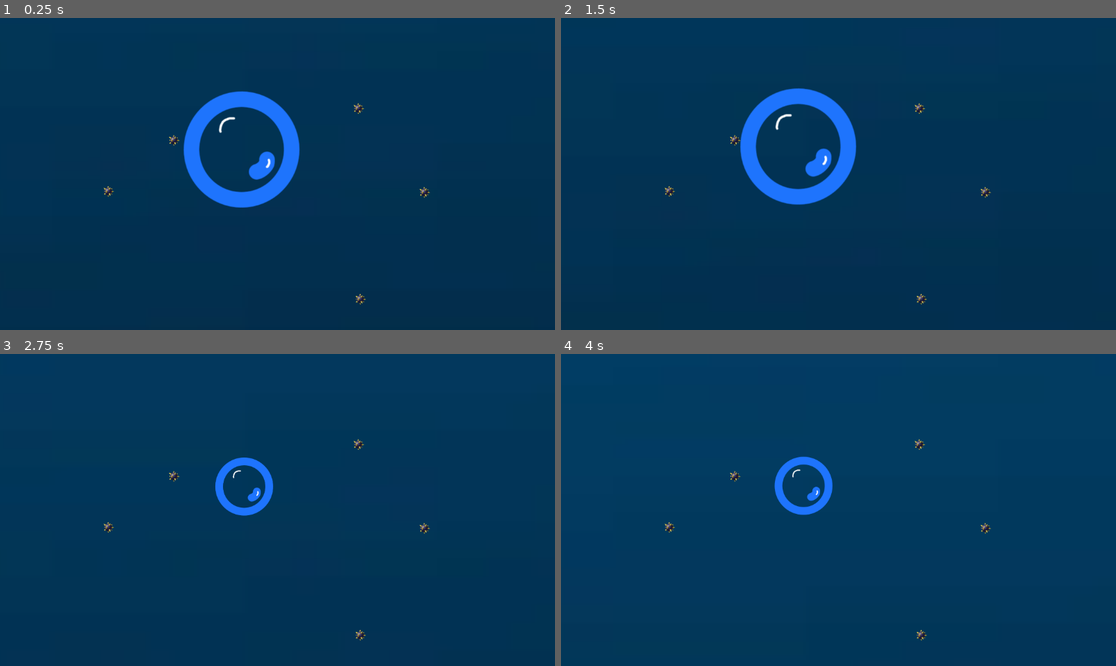
Above: before the commit, frames 1-4 (two rows, left to right).
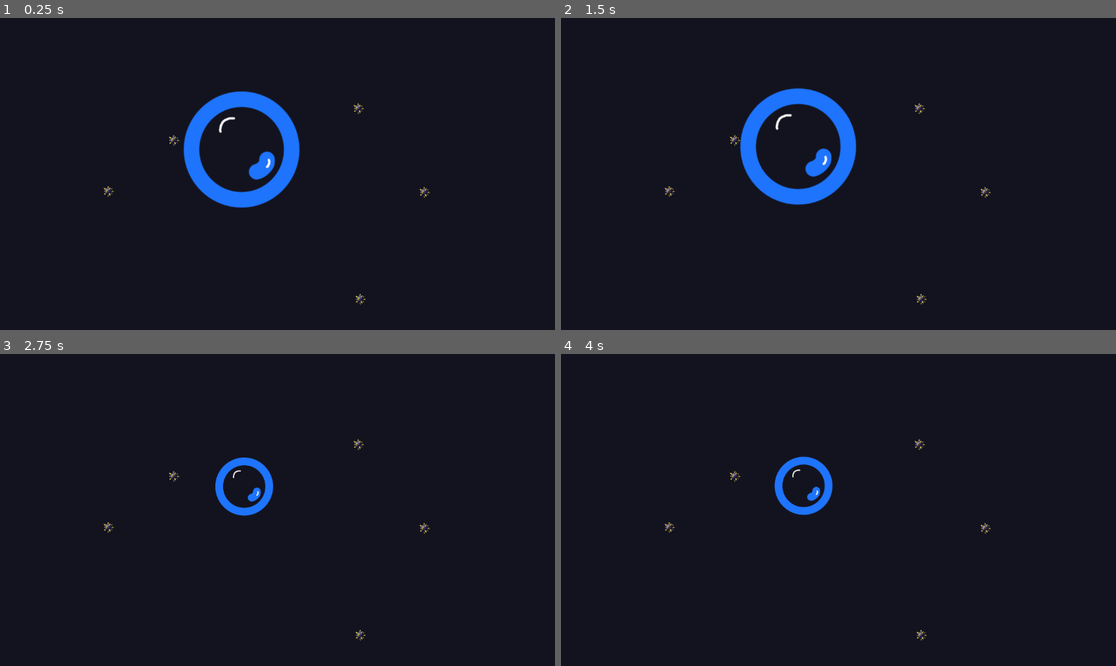
Above: after the commit, the same moments.

Repository: AlinaWithAFace/ggj-2025
Game: Godot game, scene res://root.tscn
The game is run twice, just before and just after one commit, with the same random seed, the same clock (stepped at 60 frames per second) and the same inputs.
Inputs:
- Up to frame 1 (0.25 s): no input
- Up to frame 2 (1.5 s): tap Down (deflate_bubble) at 0.6 s; tap Up (inflate_bubble) at 1.35 s
- Up to frame 3 (2.75 s): tap Down (deflate_bubble) at 2.1 s
- Up to frame 4 (4 s): tap Up (inflate_bubble) at 2.85 s; tap Down (deflate_bubble) at 3.6 s

The runs differ from the first frame. In frame 1, 97% of the frame differs, in the area x 0-100%, y 0-100%; in frame 2, 97%; in frame 3, 99%; in frame 4, 99%.

Commit message:
elizabeth's bubbles and gradients

Diff:
--- a/Root.gd
+++ b/Root.gd
@@ -16,7 +16,7 @@
 # Called every frame. 'delta' is the elapsed time since the previous frame.
 func _process(delta: float) -> void:
 
-	var spriteY = 400 - distance;
+	var spriteY = 1000 - distance;
 	speed += accel * delta
 	distance += speed * delta
 	print(distance)
--- a/root.tscn
+++ b/root.tscn
@@ -1,8 +1,8 @@
 [gd_scene load_steps=6 format=3 uid="uid://ds34jynxuonpu"]
 
 [ext_resource type="Script" path="res://Root.gd" id="1_mqs1h"]
+[ext_resource type="Texture2D" uid="uid://dbis3tuj2nb0e" path="res://elizabeth/Gradient1.png" id="2_nlul5"]
 [ext_resource type="Script" path="res://Backdrop/Backdrop.gd" id="3_rdumw"]
-[ext_resource type="Texture2D" uid="uid://bcpt6jablts6q" path="res://Backdrop/test-backdrop-gradient.png" id="3_vsgtc"]
 [ext_resource type="PackedScene" uid="uid://cdvoaeft5jym6" path="res://bubble/bubble-node-2d.tscn" id="4_q86o0"]
 [ext_resource type="PackedScene" uid="uid://db3v7nkf80qxn" path="res://obstacles/spike_ball.tscn" id="6_sfqoe"]
 
@@ -15,9 +15,9 @@
 position = Vector2(-621, -207)
 rotation = 3.14159
 scale = Vector2(25.012, -9.5125)
-texture = ExtResource("3_vsgtc")
+texture = ExtResource("2_nlul5")
 region_enabled = true
-region_rect = Rect2(4.718, 500, 66.031, 101.462)
+region_rect = Rect2(4.718, 1000, 66.031, 101.462)
 script = ExtResource("3_rdumw")
 
 [node name="Camera2D" type="Camera2D" parent="."]
Binary file added: elizabeth/Gradient1.png
Not shown, added: elizabeth/Gradient1.png.import
Binary file added: elizabeth/bubble1.png
Not shown, added: elizabeth/bubble1.png.import
Binary file added: elizabeth/bubble2.png
Not shown, added: elizabeth/bubble2.png.import
Binary file added: elizabeth/bubble3.png
Not shown, added: elizabeth/bubble3.png.import
